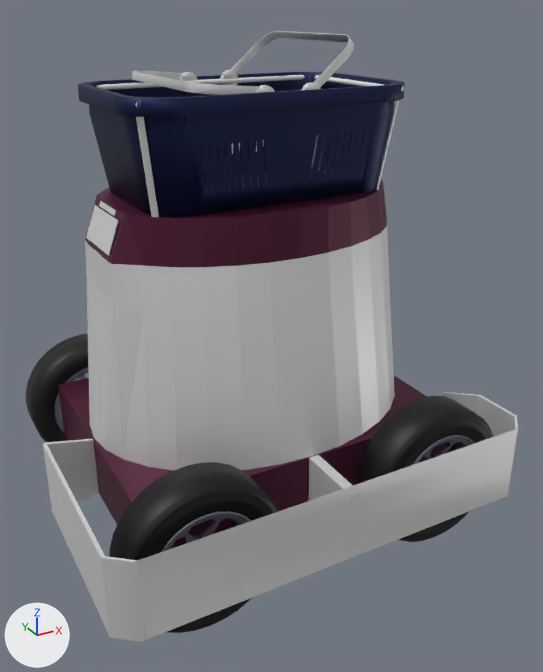
The COLLADA model BasketBotModel.dae: old version first, new version second.
Both versions are drawn from a 50 mm lens placed at (-1.04, -2.06, 1.44), pointed at (0.03, -0.12, 0.48). The axes (+X, +Y, +Z) are drawn at lower left. The lights are the same throughout. Where no turn or scale is listed for an object, it has been applied to the vertices. Vertices at the same position are counted once.

Script lines for the objects in view, before the commit:
```python
ob_basket = bpy.data.objects.new('Basket', me_basket_shopping_n180315_3ds)
ob_basket.location = (-0.003, -0.003, 0.935)
ob_basketholder_front_left = bpy.data.objects.new('BasketHolder_Front_Left', me_cylinder_005)
ob_basketholder_front_left.location = (-0.386, -0.212, 1.077)
ob_basketholder_rear_left = bpy.data.objects.new('BasketHolder_Rear_Left', me_cylinder_006)
ob_basketholder_rear_left.location = (0.36, -0.232, 1.081)
ob_body = bpy.data.objects.new('Body', me_cylinder)
ob_body.location = (0.0, 0.0, 0.5)
ob_body.scale = (1.7, 1.31, 1.0)
ob_bumper = bpy.data.objects.new('Bumper', me_cube_002)
ob_bumper.location = (-0.695, 0.0, 0.101)
ob_infoscreen = bpy.data.objects.new('InfoScreen', me_cube)
ob_infoscreen.location = (-0.46, -0.007, 0.863)
ob_screenbody = bpy.data.objects.new('ScreenBody', me_cylinder_001)
ob_screenbody.location = (0.0, 0.0, 0.866)
ob_wheel_front_right = bpy.data.objects.new('Wheel_Front_Right', me_wheel_slick_003)
ob_wheel_front_right.location = (-0.414, 0.499, 0.082)
ob_wheel_front_right.rotation_euler = (0.0, 0.0, 1.571)  # degrees (0, 0, 90)
ob_wheel_front_right.scale = (4.14, 5.29, 5.29)
ob_wheelbase = bpy.data.objects.new('WheelBase', me_cube_003)
ob_wheelbase.location = (0.0, 0.0, 0.1)
ob_wheelbase.scale = (0.55, 0.42, 0.1)
# also in view: 'Wheel_Front_Left' at (-0.41, -0.5, 0.08); 'Horizontal_Right' at (-0.01, 0.23, 1.22); 'Wheel_Rear_Left' at (0.38, -0.51, 0.08)
```
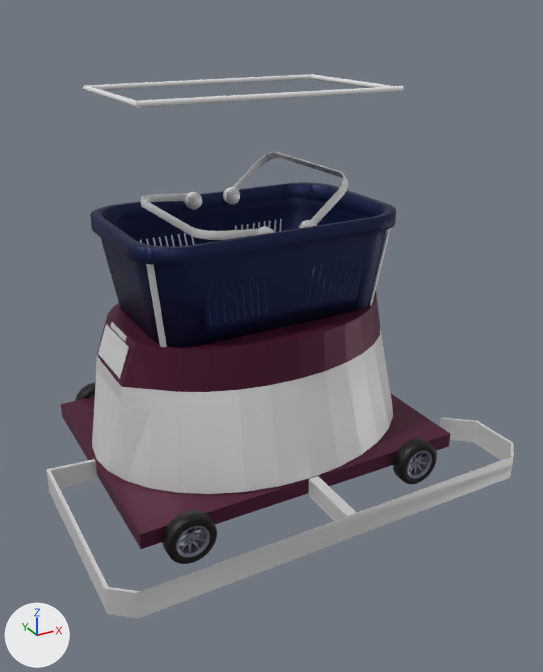
Location of each change, (x1, y1, x2, y2) in pixels of the pictures (543 x 672 px):
'Basket', moved: before (78, 31, 405, 217); after (90, 152, 396, 347)
'Body', moved, rescaled (32% shorter): before (85, 227, 395, 470); after (92, 328, 393, 494)
'Bumper', mesh rescaled, moved (20% shorter): before (42, 392, 518, 642); after (46, 418, 514, 619)
'ScreenBody', moved: before (85, 180, 387, 267); after (97, 288, 380, 392)
'WheelBase', moved, rescaled (10% shorter): before (58, 376, 446, 549); after (61, 394, 450, 549)
'Wheel_Front_Left', moved, rescaled (67% narrower, 68% shorter): before (109, 462, 278, 633); after (162, 510, 217, 564)
'Wheel_Rear_Left', moved, rescaled (67% narrower, 68% shorter): before (357, 396, 493, 542); after (393, 438, 437, 484)
'Wheel_Front_Right', moved, rescaled: before (26, 334, 89, 442); after (75, 383, 96, 401)
'InfoScreen', moved: before (86, 205, 118, 256); after (98, 324, 129, 379)
'BasketHolder_Front_Left', moved: before (136, 117, 159, 217); after (146, 264, 167, 347)
'BasketHolder_Rear_Left', moved: before (376, 100, 399, 190); after (370, 228, 391, 306)
'Horizontal_Left', unchanged, uncovered by the edit: before (401, 86, 404, 92); after (137, 86, 404, 107)

Diff of the bpy script that builds the scene:
```diff
--- a/BasketBotModel.dae.py
+++ b/BasketBotModel.dae.py
@@ me_cube_002 @@
 me_cube_002.from_pydata(...)  # 78 vertices, 148 faces; spans x -0.005..1.369, y -0.642..0.0, z -0.127..0.135
 # used by ob_bumper; location = (-0.695, 0.0, 0.101)
+# me_cube_002 part 1: the whole mesh is scaled about its middle by (1, 1, 0.323), then moved by (0.0, 0.0, -0.162)
 me_cube_002.materials.append(mat_brand2)
@@ ob_bumper @@
 ob_bumper = bpy.data.objects.new('Bumper', me_cube_002)
-ob_bumper.location = (-0.695, 0.0, 0.101)
+ob_bumper.location = (-0.695, 0.0, 0.251)
@@ ob_infoscreen @@
 ob_infoscreen = bpy.data.objects.new('InfoScreen', me_cube)
-ob_infoscreen.location = (-0.46, -0.007, 0.863)
+ob_infoscreen.location = (-0.46, -0.007, 0.486)
@@ ob_basket @@
 ob_basket = bpy.data.objects.new('Basket', me_basket_shopping_n180315_3ds)
-ob_basket.location = (-0.003, -0.003, 0.935)
+ob_basket.location = (-0.003, -0.003, 0.557)
@@ ob_screenbody @@
 ob_screenbody = bpy.data.objects.new('ScreenBody', me_cylinder_001)
-ob_screenbody.location = (0.0, 0.0, 0.866)
+ob_screenbody.location = (0.0, 0.0, 0.489)
@@ ob_body @@
 ob_body = bpy.data.objects.new('Body', me_cylinder)
-ob_body.location = (0.0, 0.0, 0.5)
-ob_body.scale = (1.7, 1.31, 1.0)
+ob_body.location = (0.0, 0.0, 0.273)
+ob_body.scale = (1.7, 1.31, 0.499)
@@ ob_wheelbase @@
 ob_wheelbase = bpy.data.objects.new('WheelBase', me_cube_003)
-ob_wheelbase.location = (0.0, 0.0, 0.1)
-ob_wheelbase.scale = (0.55, 0.42, 0.1)
+ob_wheelbase.location = (0.0, 0.0, 0.095)
+ob_wheelbase.scale = (0.55, 0.42, 0.025)
@@ ob_basketholder_rear_left @@
 ob_basketholder_rear_left = bpy.data.objects.new('BasketHolder_Rear_Left', me_cylinder_006)
-ob_basketholder_rear_left.location = (0.36, -0.232, 1.081)
+ob_basketholder_rear_left.location = (0.36, -0.232, 0.704)
@@ ob_basketholder_front_left @@
 ob_basketholder_front_left = bpy.data.objects.new('BasketHolder_Front_Left', me_cylinder_005)
-ob_basketholder_front_left.location = (-0.386, -0.212, 1.077)
+ob_basketholder_front_left.location = (-0.386, -0.212, 0.699)
@@ ob_wheel_front_right @@
 ob_wheel_front_right = bpy.data.objects.new('Wheel_Front_Right', me_wheel_slick_003)
-ob_wheel_front_right.location = (-0.414, 0.499, 0.082)
+ob_wheel_front_right.location = (-0.414, 0.445, 0.077)
 ob_wheel_front_right.rotation_euler = (0.0, 0.0, 1.571)  # degrees (0, 0, 90)
-ob_wheel_front_right.scale = (4.14, 5.29, 5.29)
+ob_wheel_front_right.scale = (1.36, 1.71, 1.71)
@@ ob_wheel_rear_left @@
 ob_wheel_rear_left = bpy.data.objects.new('Wheel_Rear_Left', me_wheel_slick_001)
-ob_wheel_rear_left.location = (0.384, -0.506, 0.082)
+ob_wheel_rear_left.location = (0.384, -0.445, 0.077)
 ob_wheel_rear_left.rotation_euler = (0.0, 0.0, -1.571)  # degrees (0, 0, -90)
-ob_wheel_rear_left.scale = (4.14, 5.29, 5.29)
+ob_wheel_rear_left.scale = (1.36, 1.71, 1.71)
@@ ob_wheel_front_left @@
 ob_wheel_front_left = bpy.data.objects.new('Wheel_Front_Left', me_wheel_slick)
-ob_wheel_front_left.location = (-0.414, -0.503, 0.082)
+ob_wheel_front_left.location = (-0.414, -0.445, 0.077)
 ob_wheel_front_left.rotation_euler = (0.0, 0.0, -1.571)  # degrees (0, 0, -90)
-ob_wheel_front_left.scale = (4.14, 5.29, 5.29)
+ob_wheel_front_left.scale = (1.36, 1.71, 1.71)
```
